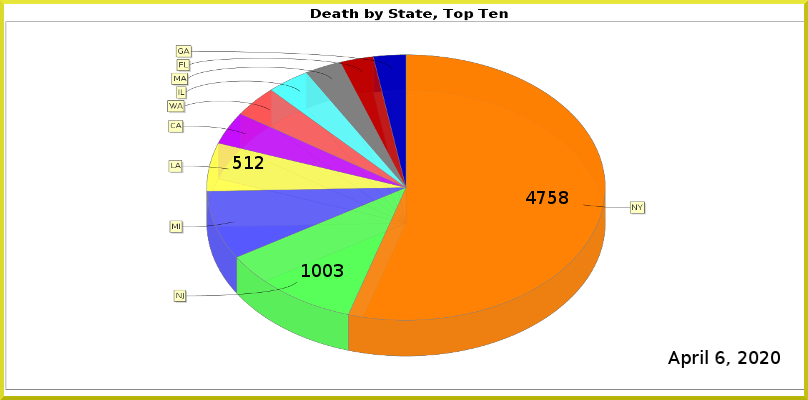
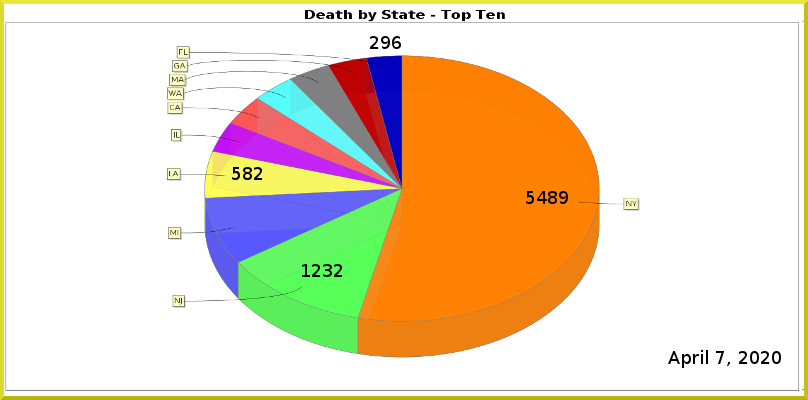
Layered file, before and after one edit (808 × 400). Changes by layer:
added layer "Least" above "LA" over [left=370, top=36, right=401, bottom=49]
painted on "LA" over [left=232, top=156, right=264, bottom=180]
painted on "NJ" over [left=312, top=264, right=343, bottom=277]
painted on "NY" over [left=526, top=191, right=568, bottom=204]
painted on "Current Date" over [left=670, top=350, right=781, bottom=368]
painted on "Death_by_State.png" over [left=5, top=9, right=802, bottom=391]
